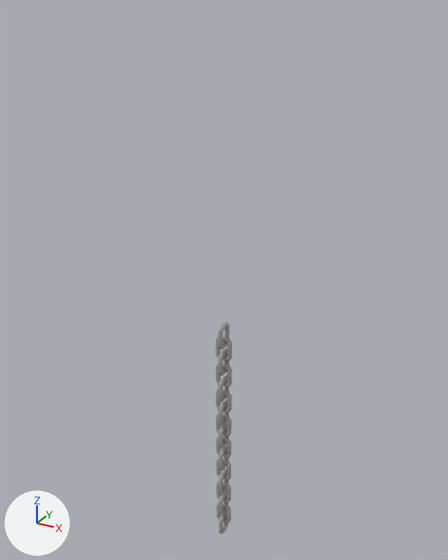
The FBX model chain_puzzle/Assets/Main/Model/chain_veryLong.fbx, before and after one commit.
Rendered twice from a 50 mm lens placed at (0.118, -0.215, 0.245), pointed at (-0.004, 0.007, 0.134). Lighting does not change. The marker at lower left points along +X, +Y and +Z. Where no turn or scale is listed for an object, it has been applied to the vertices.

In view in the first picture: 'chain_veryLong'.
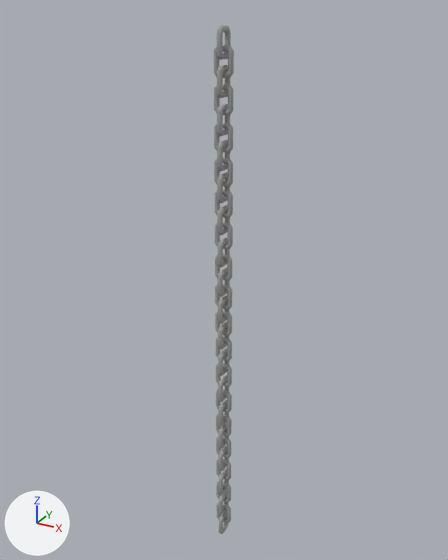
The newer file is also turned or shifted as a whole; pictures and numbers use the older file's frame.

Edits to the bpy script that builds the scene:
```text
Change me_mesh:
    where me_mesh.from_pydata(...)  # 2040 vertices, 4080 faces; spans x -0.004..0.004, y -0.004..0.004, z -0.0606..0.0606
    me_mesh part 1: the loose piece of 120 vertices spanning x -0.0011..0.0011, y -0.004..0.004, z 0.049..0.0606 is copied, and the copy is moved by (0.0, 0.0, 0.0679); it spans x -0.0011..0.0011, y -0.004..0.004, z 0.1169..0.1285
    me_mesh part 2: the loose piece of 120 vertices spanning x -0.0011..0.0011, y -0.004..0.004, z 0.049..0.0606 is copied, and the copy is moved by (0.0, 0.0, 0.109); it spans x -0.0011..0.0011, y -0.004..0.004, z 0.1581..0.1696
    me_mesh part 3: the loose piece of 120 vertices spanning x -0.0011..0.0011, y -0.004..0.004, z 0.049..0.0606 is copied, and the copy is moved by (0.0, 0.0, 0.1227); it spans x -0.0011..0.0011, y -0.004..0.004, z 0.1718..0.1834
    me_mesh part 4: the loose piece of 120 vertices spanning x -0.004..0.004, y -0.0011..0.0011, z 0.0424..0.054 is copied, and the copy is moved by (0.0, 0.0, 0.109); it spans x -0.004..0.004, y -0.0011..0.0011, z 0.1514..0.163
    me_mesh part 5: the loose piece of 120 vertices spanning x -0.004..0.004, y -0.0011..0.0011, z 0.0424..0.054 is copied, and the copy is moved by (0.0, 0.0, 0.1227); it spans x -0.004..0.004, y -0.0011..0.0011, z 0.1652..0.1767
    me_mesh part 6: the loose piece of 120 vertices spanning x -0.004..0.004, y -0.0011..0.0011, z 0.0424..0.054 is copied, and the copy is moved by (0.0, 0.0, 0.0947); it spans x -0.004..0.004, y -0.0011..0.0011, z 0.1371..0.1487
    me_mesh part 7: the loose piece of 120 vertices spanning x -0.004..0.004, y -0.0011..0.0011, z 0.0424..0.054 is copied, and the copy is moved by (0.0, 0.0, 0.081); it spans x -0.004..0.004, y -0.0011..0.0011, z 0.1234..0.135
    me_mesh part 8: the loose piece of 120 vertices spanning x -0.0011..0.0011, y -0.004..0.004, z 0.049..0.0606 is copied, and the copy is moved by (0.0, 0.0, 0.081); it spans x -0.0011..0.0011, y -0.004..0.004, z 0.13..0.1416
    me_mesh part 9: the loose piece of 120 vertices spanning x -0.0011..0.0011, y -0.004..0.004, z 0.049..0.0606 is copied, and the copy is moved by (0.0, 0.0, 0.0947); it spans x -0.0011..0.0011, y -0.004..0.004, z 0.1437..0.1553
    me_mesh part 10: the loose piece of 120 vertices spanning x -0.0011..0.0011, y -0.004..0.004, z 0.049..0.0606 is copied, and the copy is moved by (0.0, 0.0, 0.0131); it spans x -0.0011..0.0011, y -0.004..0.004, z 0.0621..0.0737
    me_mesh part 11: the loose piece of 120 vertices spanning x -0.0011..0.0011, y -0.004..0.004, z 0.049..0.0606 is copied, and the copy is moved by (0.0, 0.0, 0.0542); it spans x -0.0011..0.0011, y -0.004..0.004, z 0.1032..0.1148
    me_mesh part 12: the loose piece of 120 vertices spanning x -0.004..0.004, y -0.0011..0.0011, z 0.0424..0.054 is copied, and the copy is moved by (0.0, 0.0, 0.0542); it spans x -0.004..0.004, y -0.0011..0.0011, z 0.0966..0.1082
    me_mesh part 13: the loose piece of 120 vertices spanning x -0.004..0.004, y -0.0011..0.0011, z 0.0424..0.054 is copied, and the copy is moved by (0.0, 0.0, 0.0679); it spans x -0.004..0.004, y -0.0011..0.0011, z 0.1103..0.1219
    me_mesh part 14: the loose piece of 120 vertices spanning x -0.004..0.004, y -0.0011..0.0011, z 0.0424..0.054 is copied, and the copy is moved by (0.0, 0.0, 0.0399); it spans x -0.004..0.004, y -0.0011..0.0011, z 0.0823..0.0939
    me_mesh part 15: the loose piece of 120 vertices spanning x -0.004..0.004, y -0.0011..0.0011, z 0.0424..0.054 is copied, and the copy is moved by (0.0, 0.0, 0.0262); it spans x -0.004..0.004, y -0.0011..0.0011, z 0.0686..0.0801
    me_mesh part 16: the loose piece of 120 vertices spanning x -0.0011..0.0011, y -0.004..0.004, z 0.049..0.0606 is copied, and the copy is moved by (0.0, 0.0, 0.0262); it spans x -0.0011..0.0011, y -0.004..0.004, z 0.0752..0.0868
    me_mesh part 17: the loose piece of 120 vertices spanning x -0.0011..0.0011, y -0.004..0.004, z 0.049..0.0606 is copied, and the copy is moved by (0.0, 0.0, 0.0399); it spans x -0.0011..0.0011, y -0.004..0.004, z 0.0889..0.1005
    me_mesh part 18: the loose piece of 120 vertices spanning x -0.004..0.004, y -0.0011..0.0011, z 0.0424..0.054 is copied, and the copy is moved by (0.0, 0.0, 0.0132); it spans x -0.004..0.004, y -0.0011..0.0011, z 0.0556..0.0671
```

What differs and where, as boxes (x1, y1, x2, y2) in the pictures (448 x 560 px):
'chain_veryLong', reshaped (24% wider, 139% taller)
    before: (216, 322, 232, 534)
    after: (214, 26, 234, 534)
part 1 of me_mesh, added
    after: (217, 172, 230, 203)
part 2 of me_mesh, added
    after: (217, 65, 230, 98)
part 3 of me_mesh, added
    after: (217, 26, 231, 60)
part 4 of me_mesh, added
    after: (214, 84, 233, 116)
part 5 of me_mesh, added
    after: (214, 45, 234, 78)
part 6 of me_mesh, added
    after: (214, 122, 233, 153)
part 7 of me_mesh, added
    after: (214, 158, 233, 187)
part 8 of me_mesh, added
    after: (217, 140, 230, 172)
part 9 of me_mesh, added
    after: (217, 104, 230, 136)
part 10 of me_mesh, added
    after: (218, 295, 229, 324)
part 11 of me_mesh, added
    after: (217, 205, 230, 235)
part 12 of me_mesh, added
    after: (215, 222, 233, 250)
part 13 of me_mesh, added
    after: (215, 190, 233, 218)
part 14 of me_mesh, added
    after: (215, 254, 232, 281)
part 15 of me_mesh, added
    after: (215, 284, 232, 310)
part 16 of me_mesh, added
    after: (218, 268, 230, 297)
part 17 of me_mesh, added
    after: (218, 238, 230, 267)
part 18 of me_mesh, added
    after: (215, 311, 232, 336)
